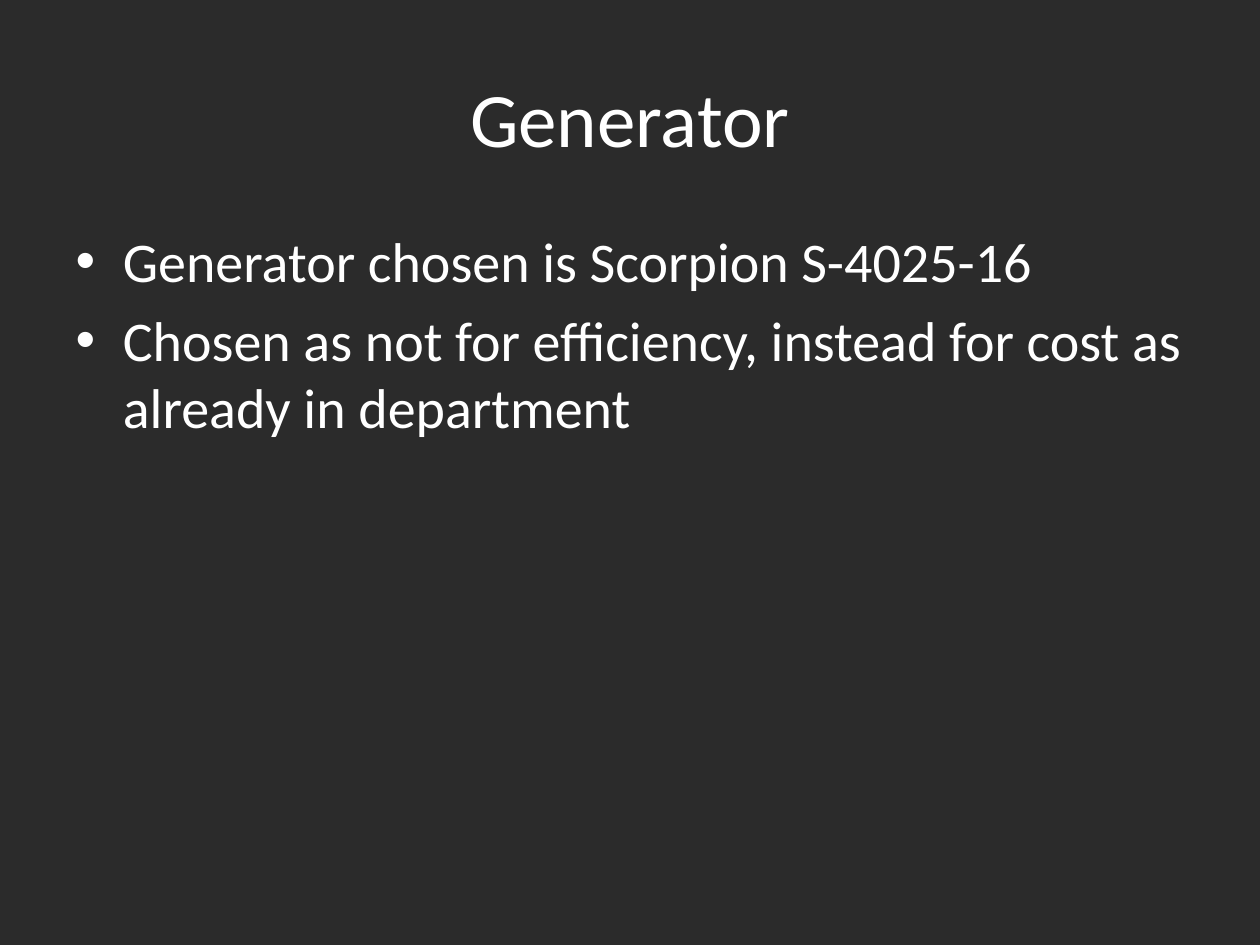
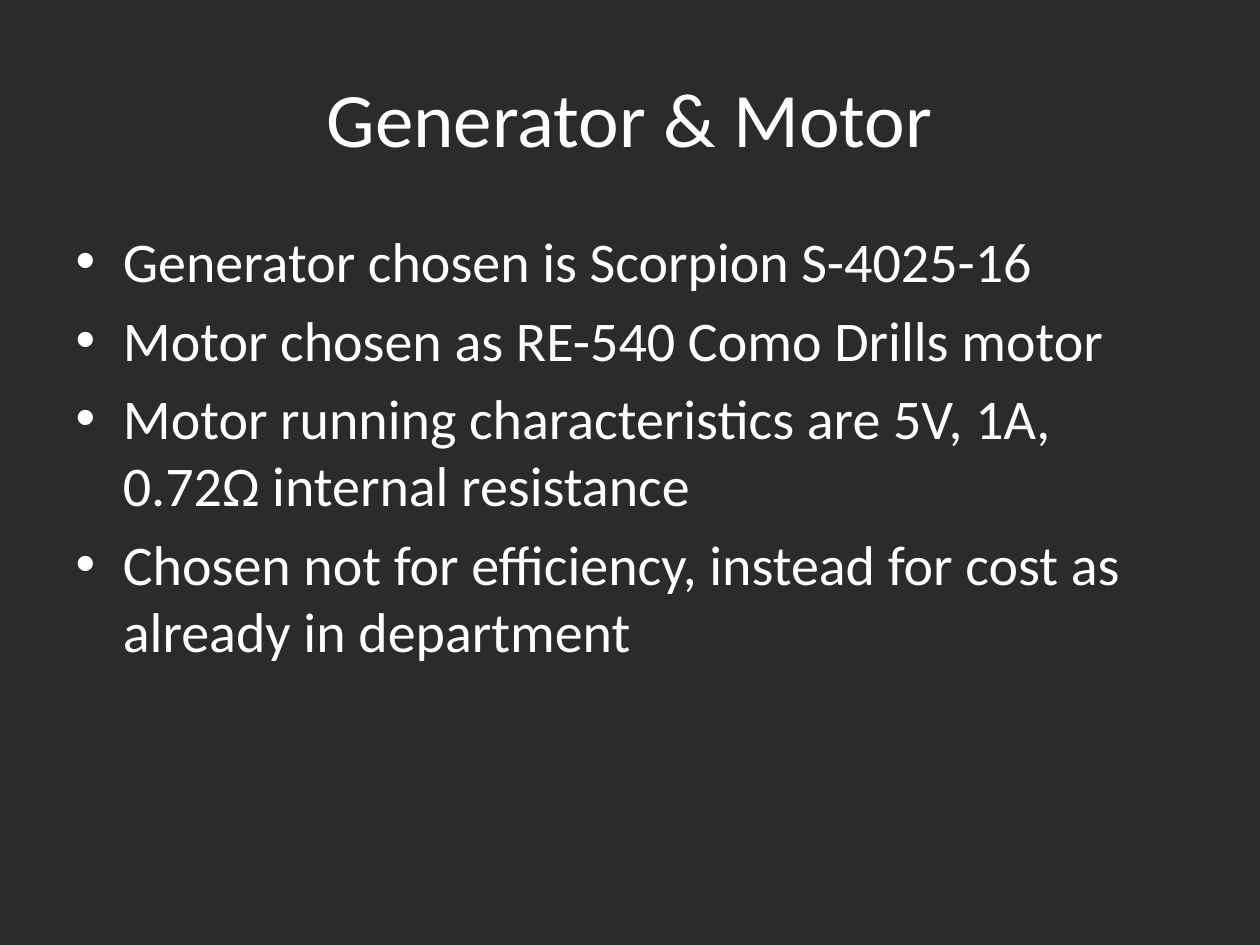
Before and after one commit to mickeyboss123/enel427, a slide deck: slide 10 of Powerpoint for Orals.pptx (slide 11 before the commit). Drawn at 1260x945 pixels with LibreOffice and Linux fonts; fonts in the diff are those of the drawing; background and template pictures are left out; a plain dark background stands for a picture behind light text. Boxes give left, top, right and bottom in pixels: in the first picture for what was removed or moved away, otherwise in the second. Text is boxed around its words. In the diff, an @@ line names an element or a change of style, - is before the commit and + after.

```diff
--- a/Powerpoint for Orals.pptx
+++ b/Powerpoint for Orals.pptx
@@ title at box(327, 97, 932, 148): text changed @@
-Generator
+Generator & Motor
@@ text at box(123, 322, 1120, 661): text changed @@
-• Chosen as not for efficiency, instead for cost as already in department
+• Motor chosen as RE-540 Como Drills motor
+• Motor running characteristics are 5V, 1A, 0.72Ω internal resistance
+• Chosen not for efficiency, instead for cost as already in department
```
Also in this commit, not shown: 6 other slides changed, 1 slide removed.
